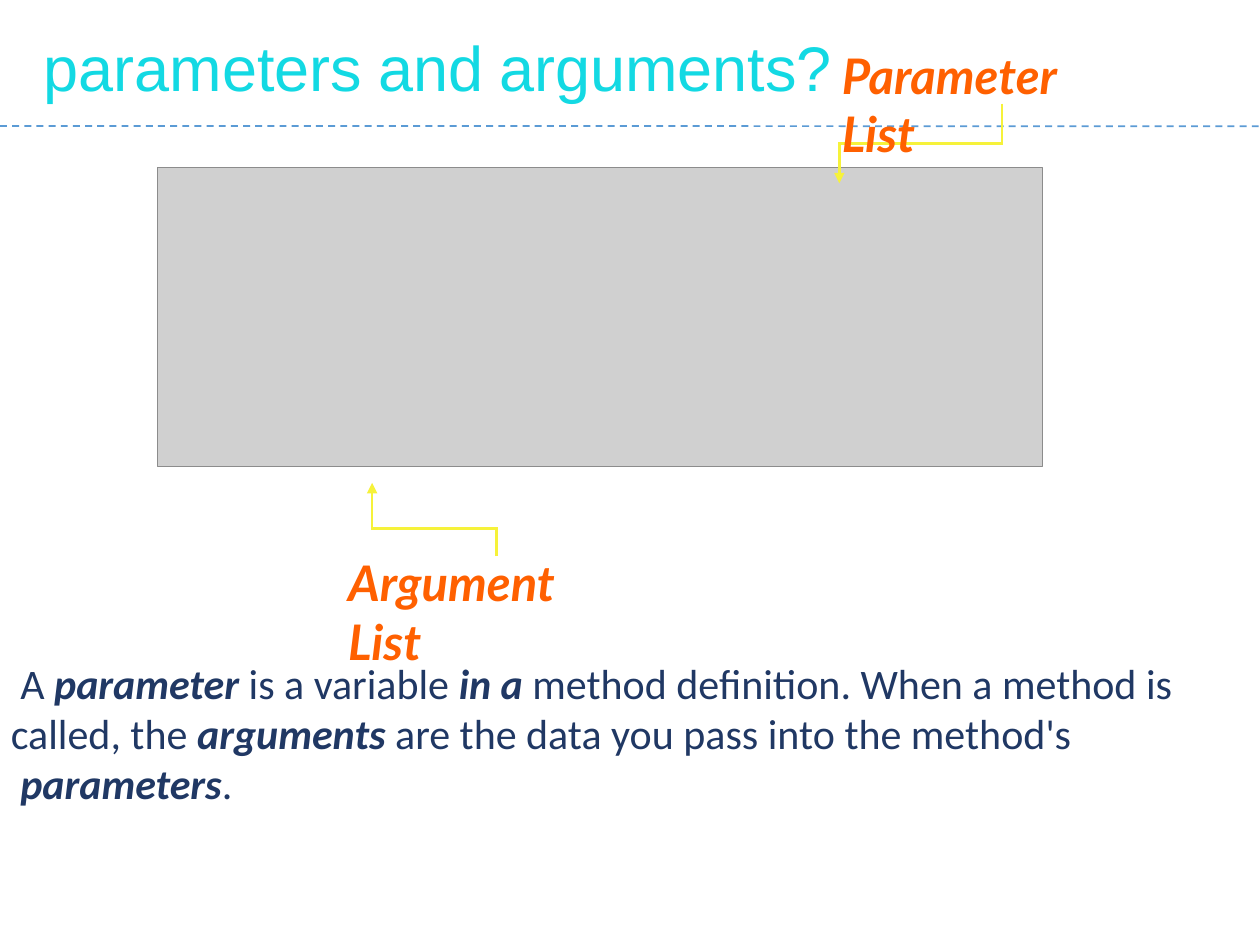
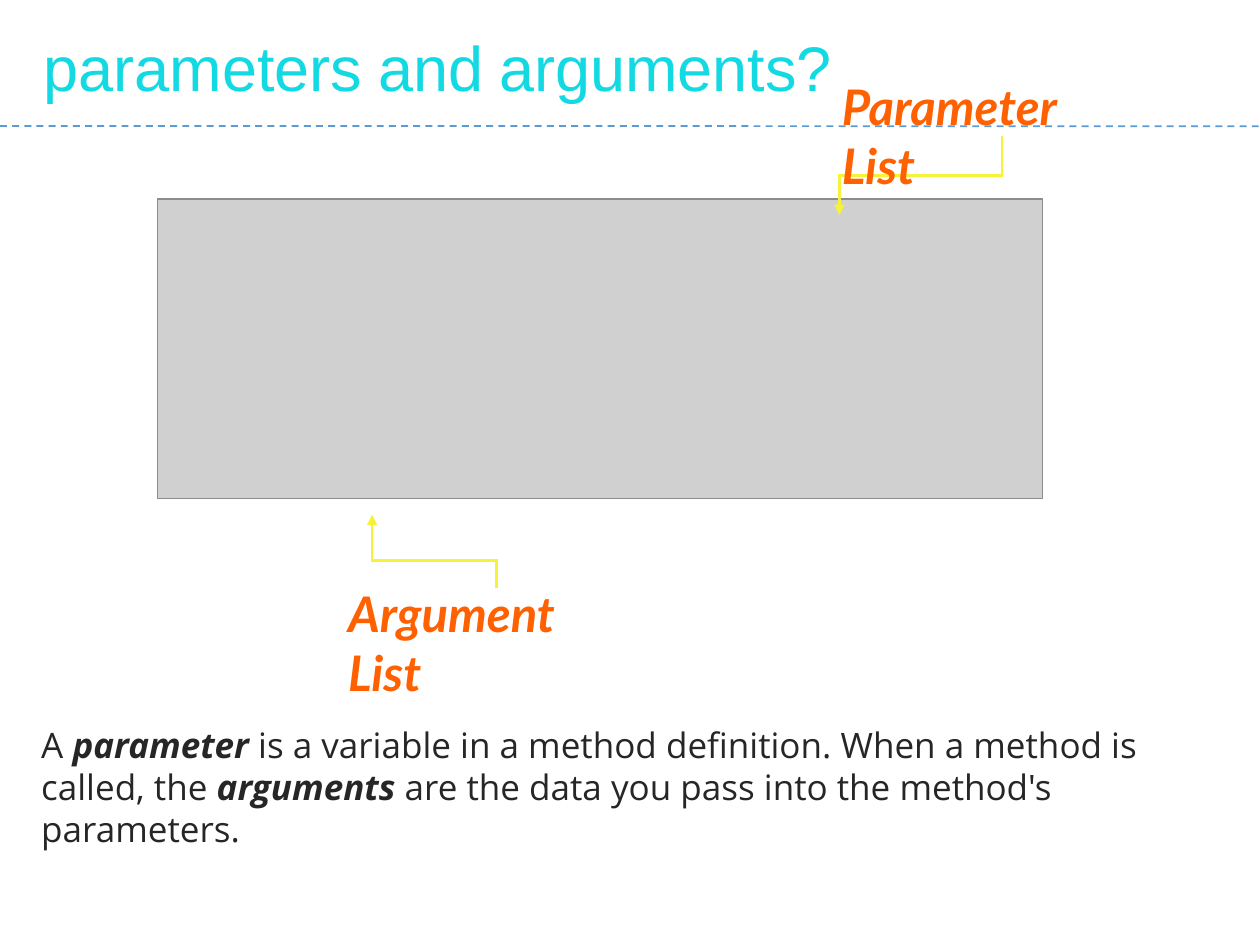
Before and after one commit to Saleel-Bagde/PPT-s, a slide deck: slide 18 of JavaScript.pptx. Drawn at 1260x945 pixels with LibreOffice and Linux fonts; fonts in the diff are those of the drawing; grey boxes stand for pictures. Boxes give left, top, right and bottom in pixels: in the first picture for what was removed or moved away, otherwise in the second. Text is boxed around its words. In the diff, an @@ line names an element or a change of style, - is before the commit and + after.

```diff
--- a/JavaScript.pptx
+++ b/JavaScript.pptx
@@ elbow arrow moved from (1002, 103) - (839, 184) to (1002, 136) - (839, 215) @@
@@ 2 texts, 1 picture, 1 elbow arrow: place and size @@
-2 texts, 1 picture, 1 elbow arrow at <box>158,58,1057,661</box>
+2 texts, 1 picture, 1 elbow arrow at <box>158,89,1057,692</box>
@@ text "A parameter is a variable ...": place and size @@
-text "A parameter is a variable ..." at <box>11,669,1172,806</box>
+text "A parameter is a variable ..." at <box>41,731,1137,809</box>
@@ text "A parameter is a variable ..." at <box>41,731,1137,809</box>: size 24 to 20 pt, font Calibri to Open Sans, text colour #203864 to #262626; bold off, italic off in "in a parameters." @@
```
Also in this commit, not shown: 16 other slides changed, 1 slide added, 1 slide removed, 4 other files.
